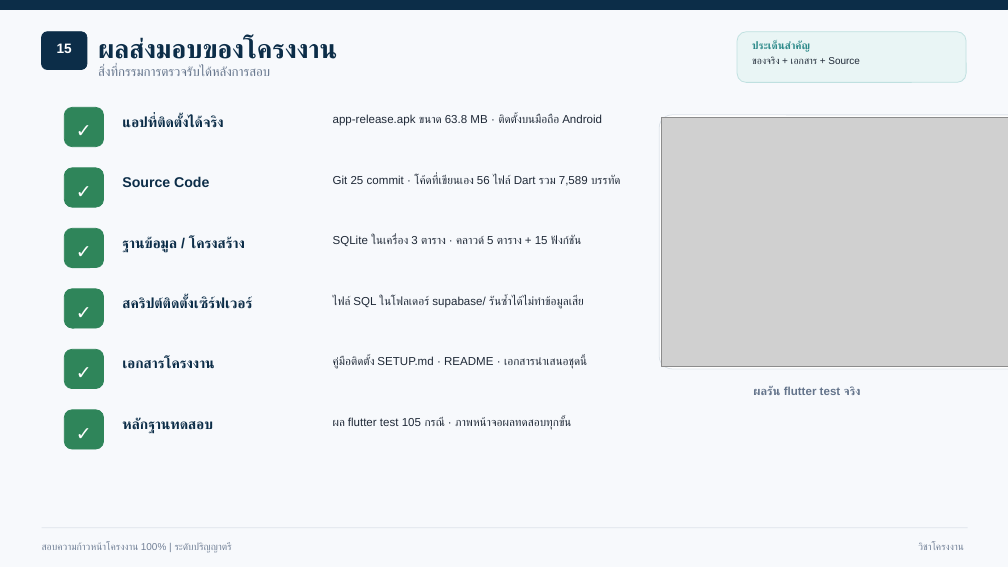
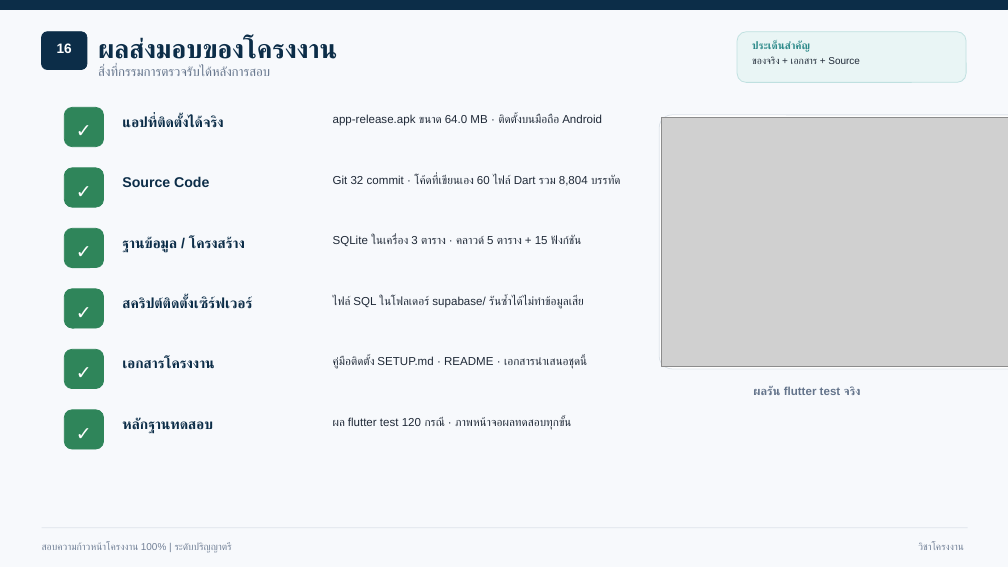
Before and after one commit to SuperMeteo/habit_tracker, a slide deck: slide 17 of docs/นำเสนอ100_HabitTracker.pptx (slide 16 before the commit). Drawn at 1008x567 pixels with LibreOffice and Linux fonts; fonts in the diff are those of the drawing; grey boxes stand for pictures. Boxes give left, top, right and bottom in pixels: in the first picture for what was removed or moved away, otherwise in the second. Text is boxed around its words. In the diff, an @@ line names an element or a change of style, - is before the commit and + after.

```diff
--- a/docs/นำเสนอ100_HabitTracker.pptx
+++ b/docs/นำเสนอ100_HabitTracker.pptx
@@ text at bbox=[333, 114, 602, 126]: text changed @@
-app-release.apk ขนาด 63.8 MB · ติดตั้งบนมือถือ Android
+app-release.apk ขนาด 64.0 MB · ติดตั้งบนมือถือ Android
@@ text at bbox=[333, 175, 621, 186]: text changed @@
-Git 25 commit · โค้ดที่เขียนเอง 56 ไฟล์ Dart รวม 7,589 บรรทัด
+Git 32 commit · โค้ดที่เขียนเอง 60 ไฟล์ Dart รวม 8,804 บรรทัด
@@ text at bbox=[333, 417, 571, 430]: text changed @@
-ผล flutter test 105 กรณี · ภาพหน้าจอผลทดสอบทุกขั้น
+ผล flutter test 120 กรณี · ภาพหน้าจอผลทดสอบทุกขั้น
```
Also in this commit, not shown: 11 other slides changed, 1 slide added, 10 other files.
